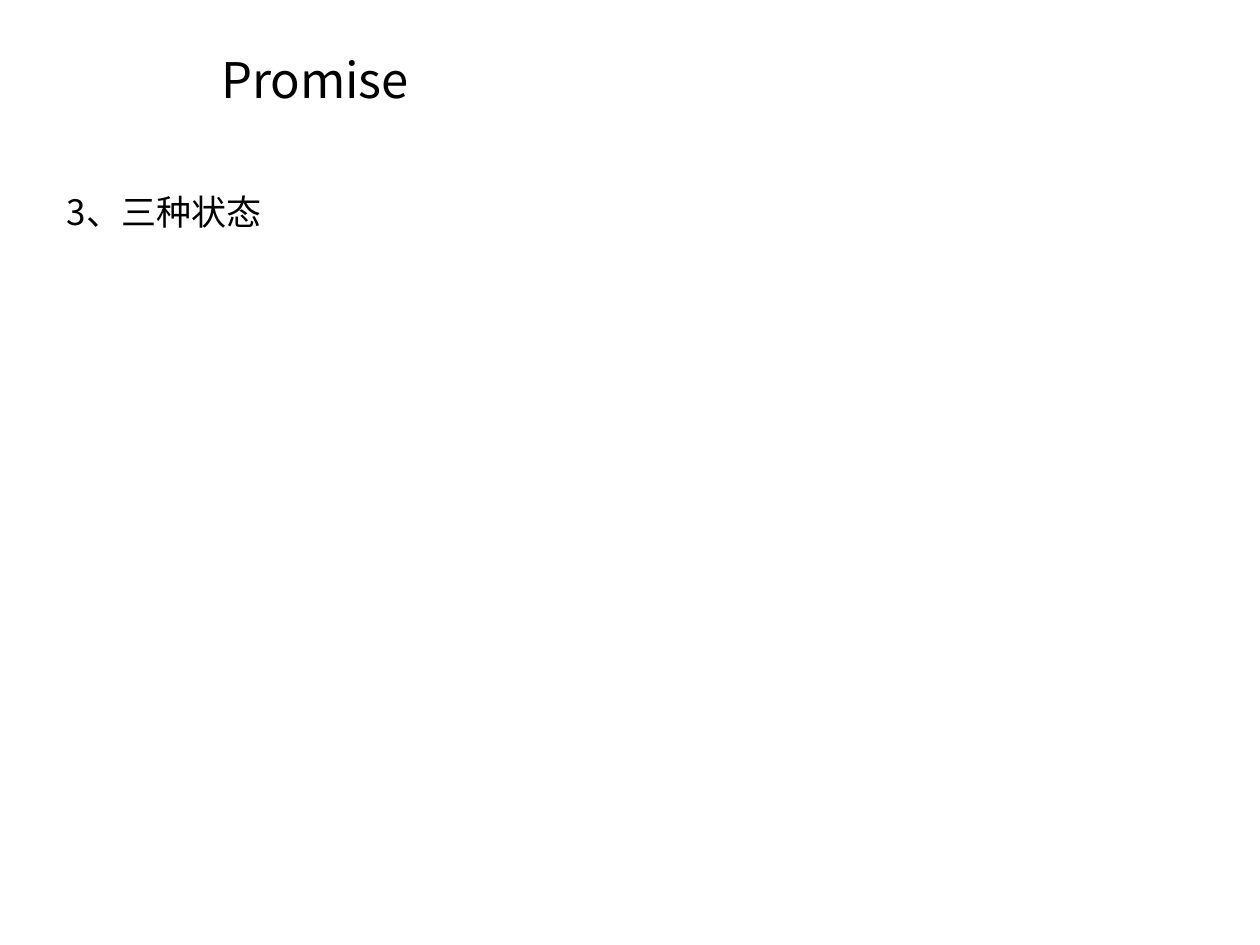
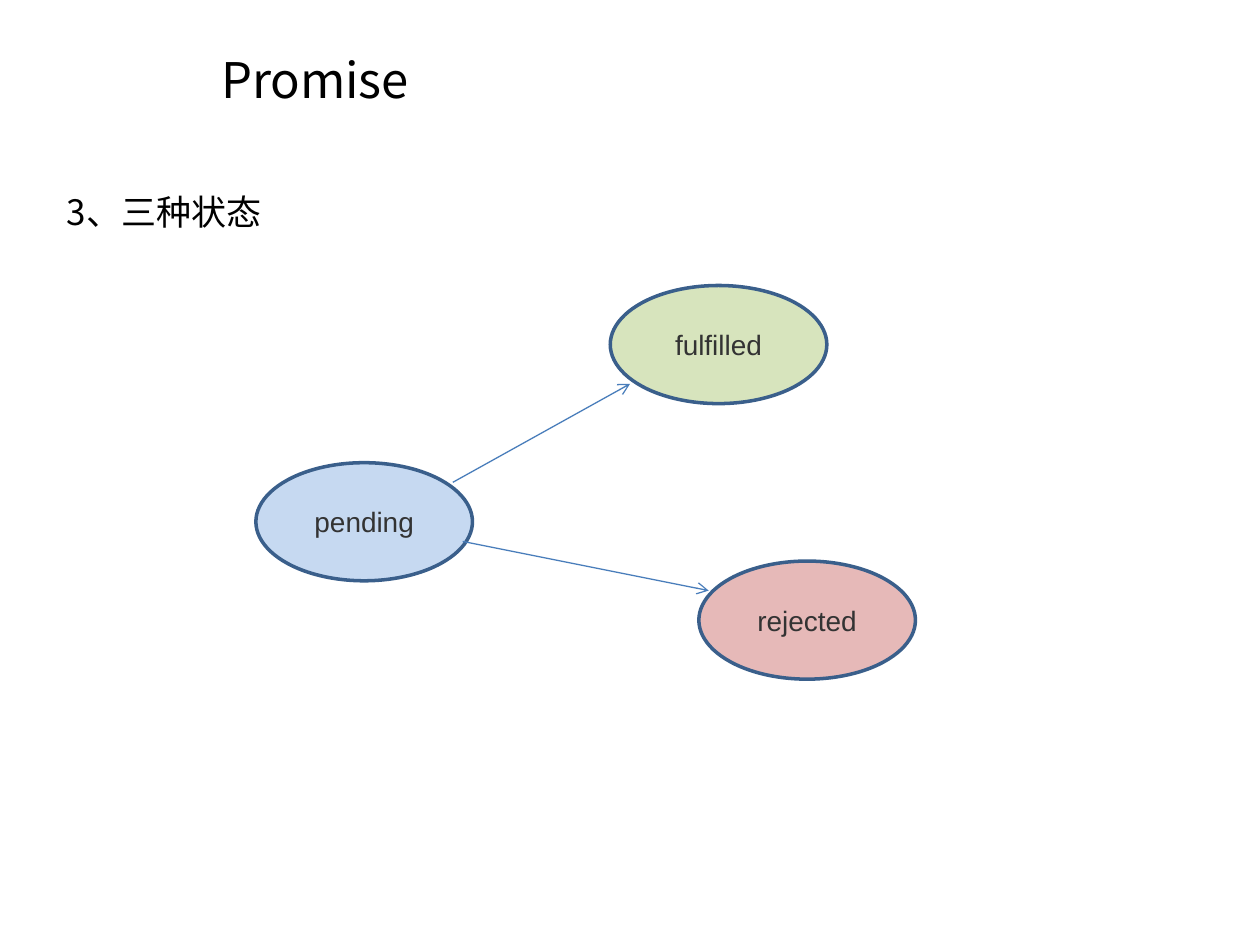
Before and after one commit to longamg/homework001, a slide deck: slide 13 of 0920-PPT/基于ES6的异步专题.pptx. Drawn at 1260x945 pixels with LibreOffice and Linux fonts; fonts in the diff are those of the drawing; background and template pictures are left out. Boxes give left, top, right and bottom in pixels: in the first picture for what was removed or moved away, otherwise in the second. Text is boxed around its words. In the diff, an @@ line names an element or a change of style, - is before the commit and + after.

```diff
--- a/0920-PPT/基于ES6的异步专题.pptx
+++ b/0920-PPT/基于ES6的异步专题.pptx
@@ ellipse added at box(610, 286, 827, 404), fill #D7E4BD, outline #3A5F8C 2 pt, 16 pt, text #333333 @@
+fulfilled
@@ arrow added from (452, 483) to (630, 384), #4B7EBC 0.75 pt @@
@@ ellipse added at box(256, 462, 472, 581), fill #C6D9F1, outline #3A5F8C 2 pt, 16 pt, text #333333 @@
+pending
@@ arrow added from (462, 542) to (709, 591), #4B7EBC 0.75 pt @@
@@ ellipse added at box(699, 561, 916, 679), fill #E6B9B8, outline #3A5F8C 2 pt, 16 pt, text #333333 @@
+rejected
```
Also in this commit, not shown: 11 other slides changed, 5 slides added, 1 slide removed, 10 other files.
